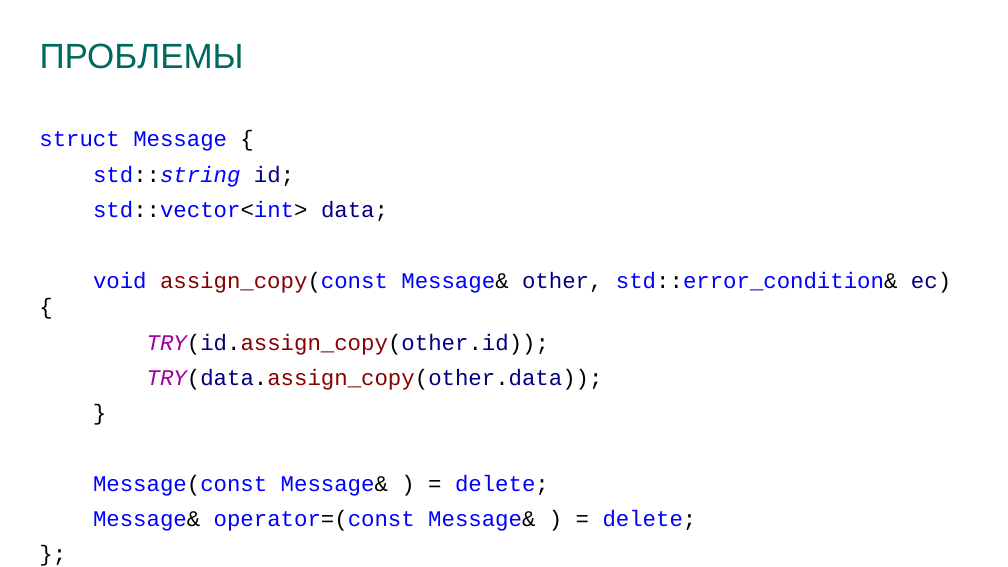
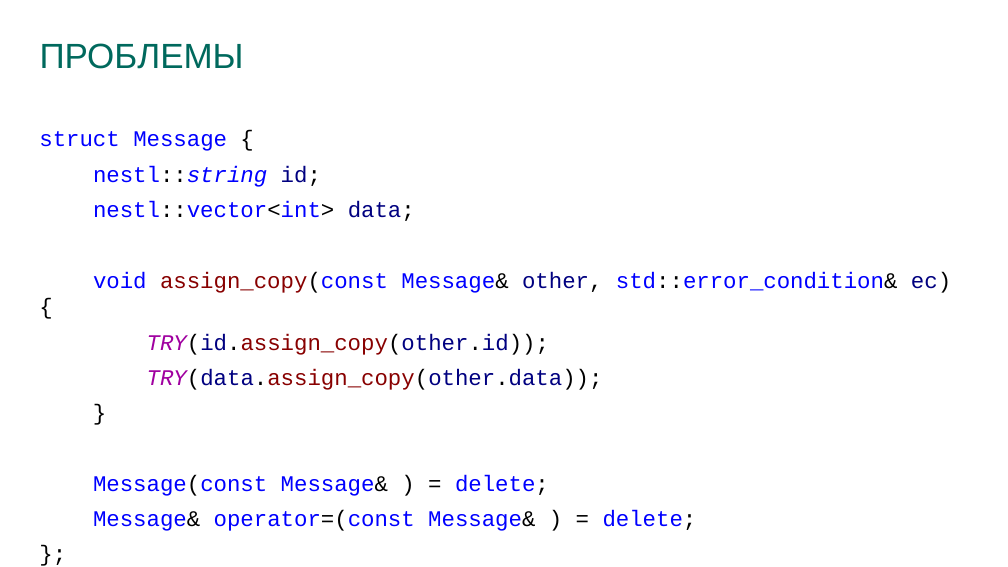
Before and after one commit to prograholic/prograholic.github.io, a slide deck: slide 16 of cpp_russia_2017_24_02_2017/24.02.2017_kutumov.pptx (slide 17 before the commit). Drawn at 1008x567 pixels with LibreOffice and Linux fonts; fonts in the diff are those of the drawing; background and template pictures are left out. Boxes give left, top, right and bottom in pixels: in the first picture for what was removed or moved away, otherwise in the second. Text is boxed around its words. In the diff, an @@ line names an element or a change of style, - is before the commit and + after.

```diff
--- a/cpp_russia_2017_24_02_2017/24.02.2017_kutumov.pptx
+++ b/cpp_russia_2017_24_02_2017/24.02.2017_kutumov.pptx
@@ text at (93, 166, 415, 221): text changed @@
-std::string id;
-std::vector<int> data;
+nestl::string id;
+nestl::vector<int> data;
```
Also in this commit, not shown: 5 other slides changed, 11 slides added, 2 other files.
